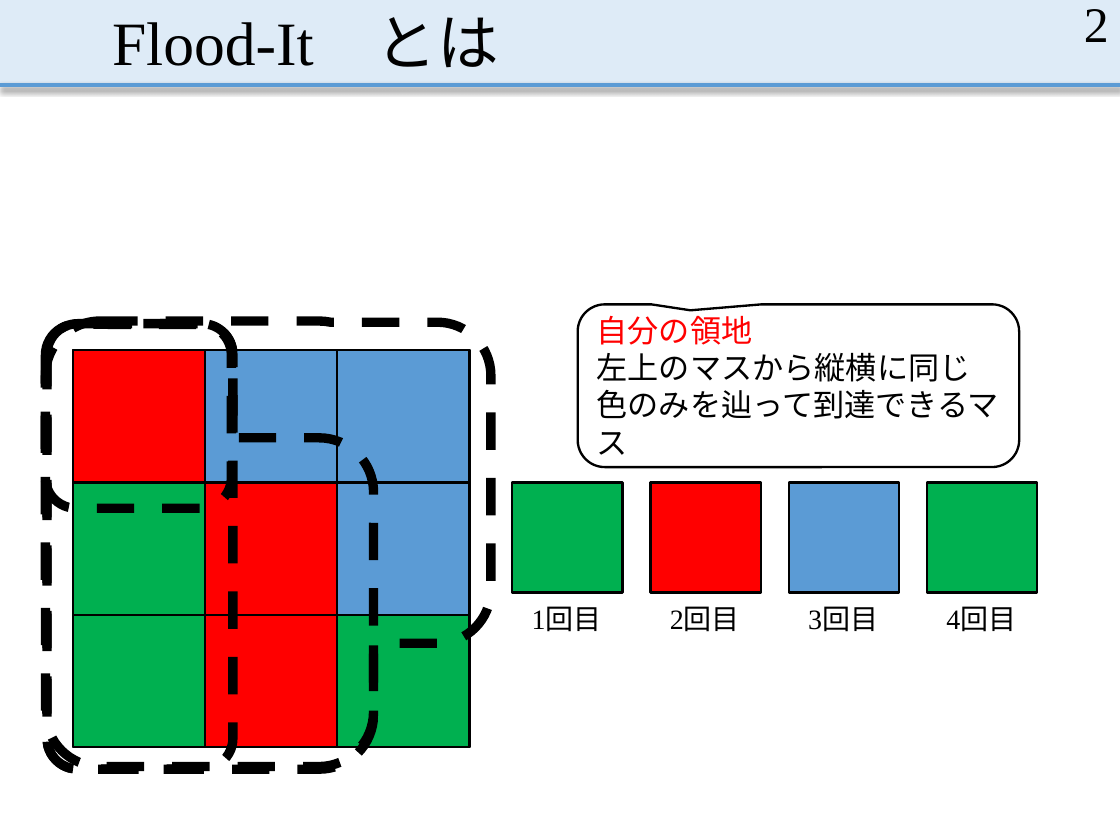
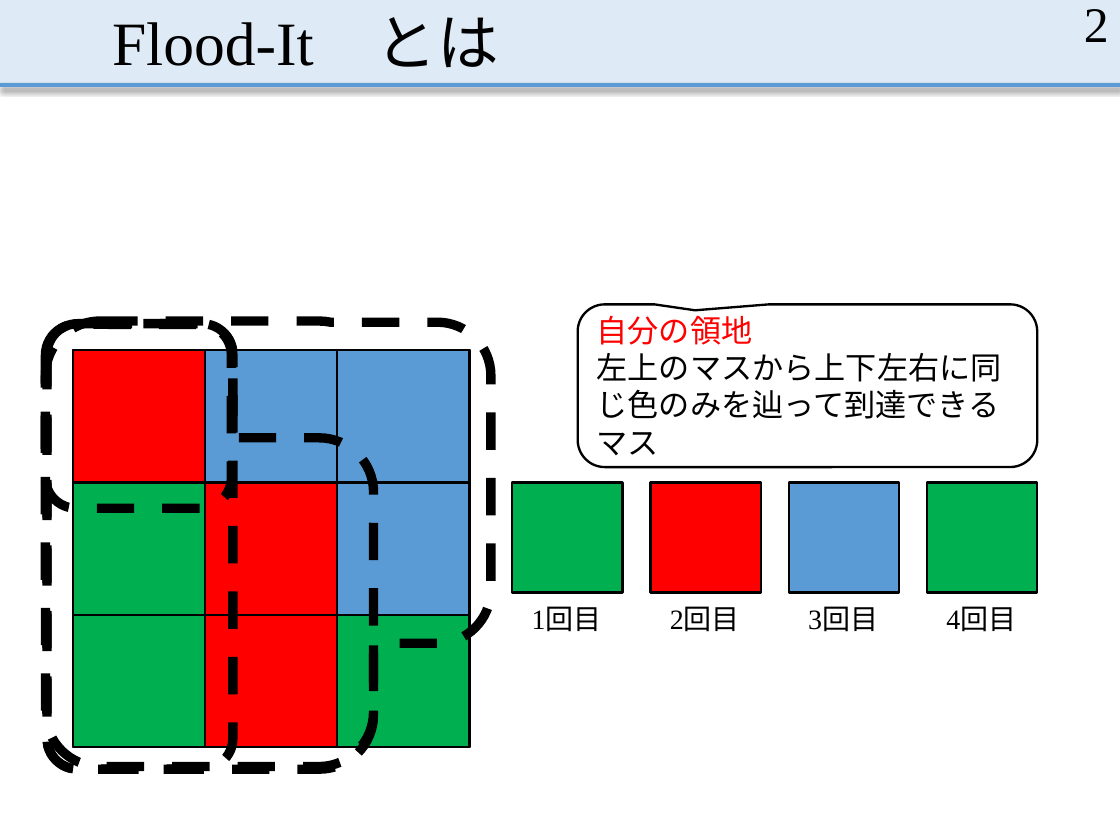
Before and after one commit to MasayaOda/SR, a slide deck: slide 2 of 中間発表.pptx. Drawn at 1120x840 pixels with LibreOffice and Linux fonts; fonts in the diff are those of the drawing; grey boxes stand for pictures. Boxes give left, top, right and bottom in pixels: in the first picture for what was removed or moved away, otherwise in the second. Text is boxed around its words. In the diff, an @@ line names an element or a change of style, - is before the commit and + after.

```diff
--- a/中間発表.pptx
+++ b/中間発表.pptx
@@ rounded speech box "自分の領地" resized from (x1=578, y1=305, x2=1019, y2=467) to (x1=578, y1=305, x2=1037, y2=467) @@
@@ text in rounded speech box at (x1=597, y1=353, x2=1002, y2=455): text changed @@
-左上のマスから縦横に同じ色のみを辿って到達できるマス
+左上のマスから上下左右に同じ色のみを辿って到達できるマス
```
Also in this commit, not shown: 3 other slides changed, 2 other files.
